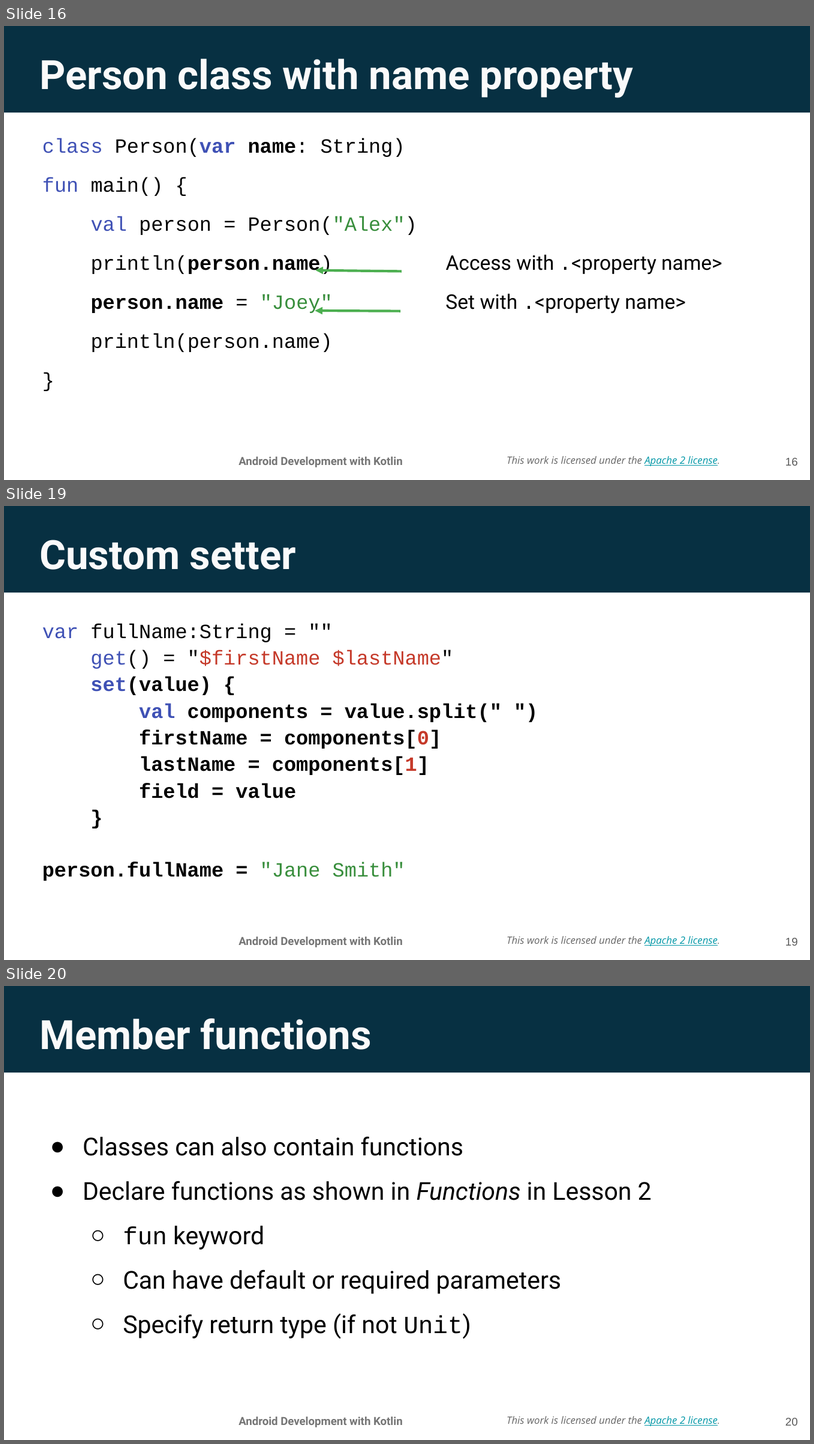
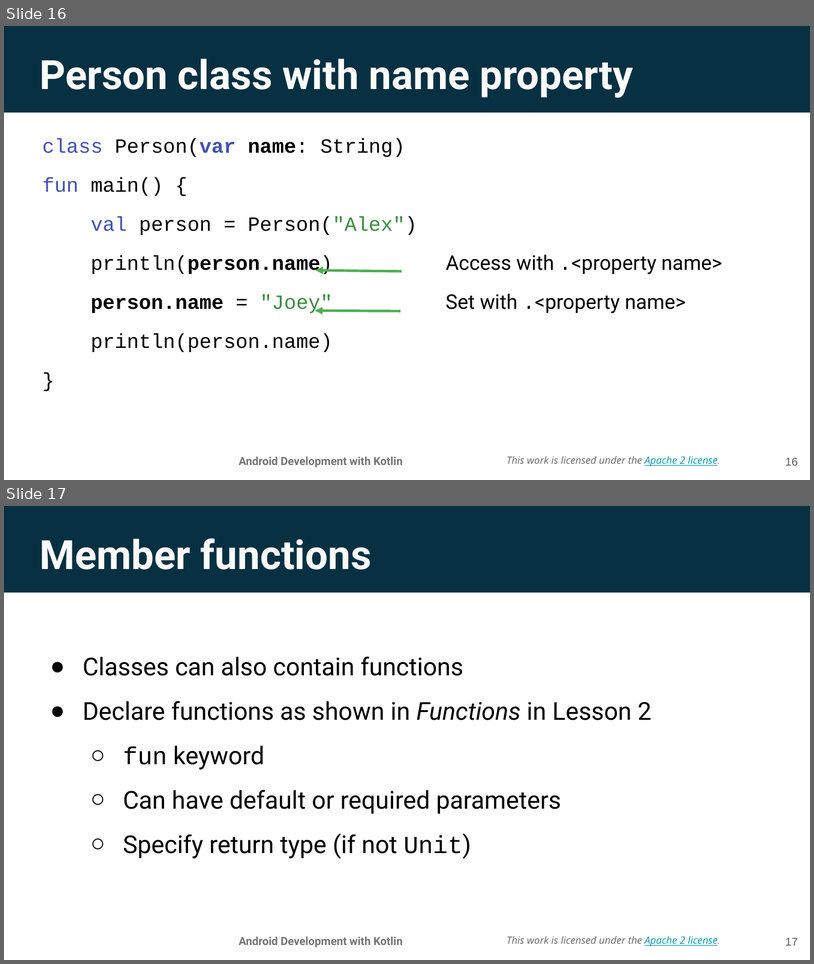
Before and after one commit to aadityaguptaa/Android-Bootcamp-PSNA, a slide deck: Day-0/Lesson 3_ Classes and objects.pptx. Shown one above the other, each under a label of ours: slides 16, 19 and 20 before the commit, slides 16 and 17 after it; the slides between them are not shown. The pictures are 814x1444 and 814x964 pixels, drawn with LibreOffice and Linux fonts; fonts in the diff are those of the drawing; background and template pictures are left out. Boxes give left, top, right and bottom in pixels: in the first picture for what was removed or moved away, otherwise in the second. Text is boxed around its words. In the diff, an @@ line names an element or a change of style, - is before the commit and + after.

```diff
--- a/Day-0/Lesson 3_ Classes and objects.pptx
+++ b/Day-0/Lesson 3_ Classes and objects.pptx
@@ slide 19 removed at <box>4,506,810,960</box>, background picture (left out); not listed: 3 template elements that a slide beside it also shows @@
@@ title removed at <box>39,540,296,570</box> @@
-Custom setter
@@ text removed at <box>42,623,502,798</box> @@
-var fullName:String = ""
-get() = "$firstName $lastName"
-set(value) {
-val components = value.split(" ")
-firstName = components[0]
-lastName = components[1]
-field = value
-}
@@ text removed at <box>42,862,405,880</box> @@
-person.fullName = "Jane Smith"
@@ page number removed at <box>786,937,798,945</box> @@
-19
@@ what was slide 20 is now slide 17 @@
@@ page number at <box>786,937,798,945</box>: text changed @@
-20
+17
```
Also in this commit, not shown: 11 other slides removed, 1 other file.
